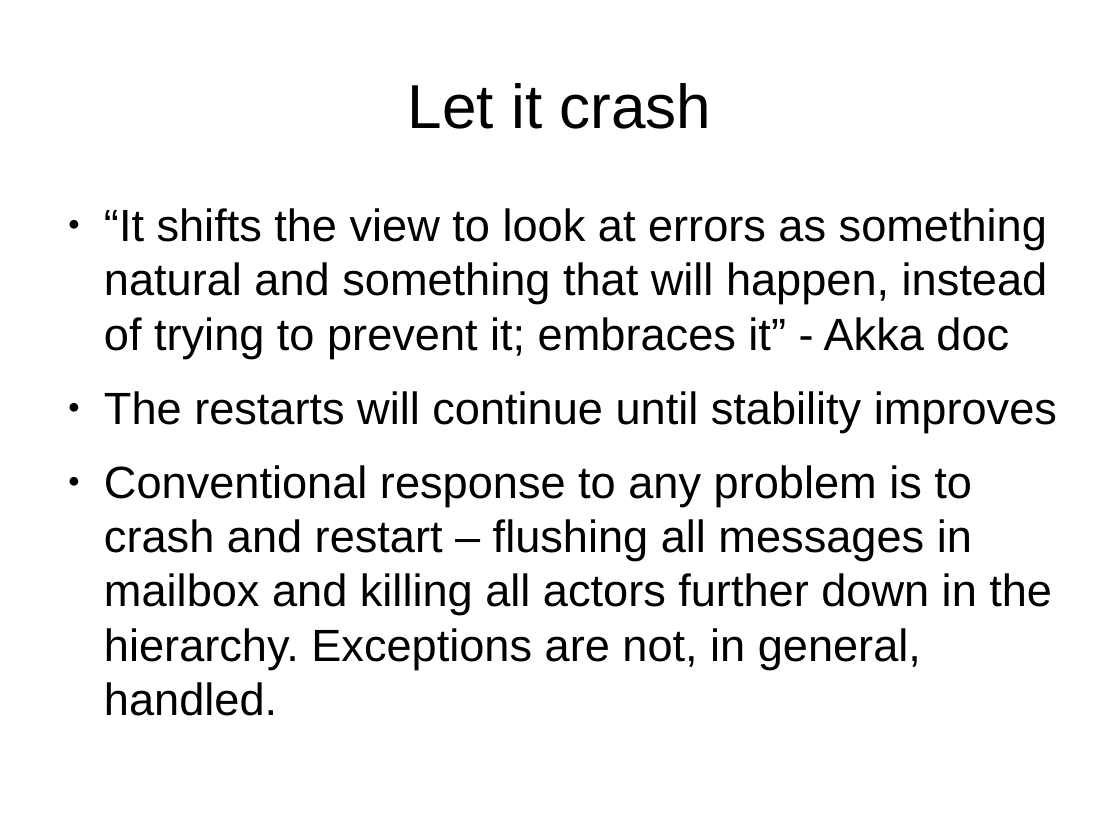
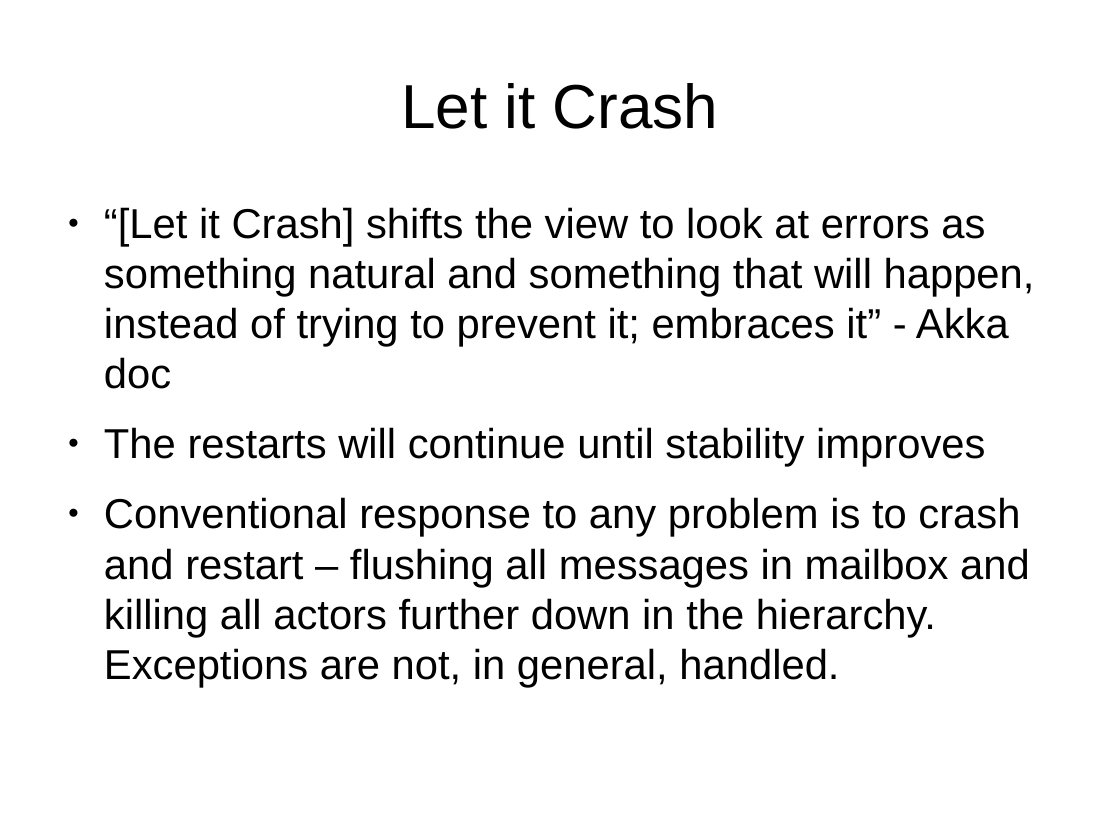
Before and after one commit to tormeh/sanntidpres, a slide deck: slide 15 of Actor model verification talk.odp. Drawn at 1120x840 pixels with LibreOffice and Linux fonts; fonts in the diff are those of the drawing. Boxes give left, top, right and bottom in pixels: in the first picture for what was removed or moved away, otherwise in the second. Text is boxed around its words. In the diff, an @@ line names an element or a change of style, - is before the commit and + after.

```diff
--- a/Actor model verification talk.odp
+++ b/Actor model verification talk.odp
@@ title at (401,83,719,129): text changed @@
-Let it crash
+Let it Crash
@@ text at (104,207,1035,389): text changed; size 32 to 29.6 pt @@
-● “It shifts the view to look at errors as something natural and something that will happen, instead of trying to prevent it; embraces it” - Akka doc
+● “[Let it Crash] shifts the view to look at errors as something natural and something that will happen, instead of trying to prevent it; embraces it” - Akka doc
@@ text at (104,427,1030,688): size 32 to 29.6 pt in "The restarts will continue until stability improves", "Conventional response to any problem is to ..." @@
```
Also in this commit, not shown: 1 other slide changed, 15 other files.
